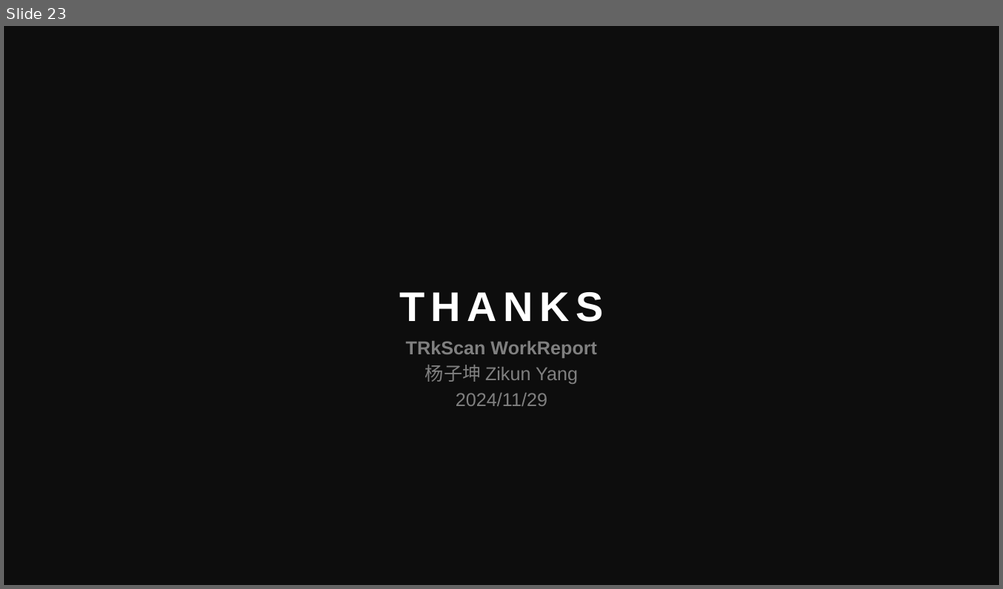
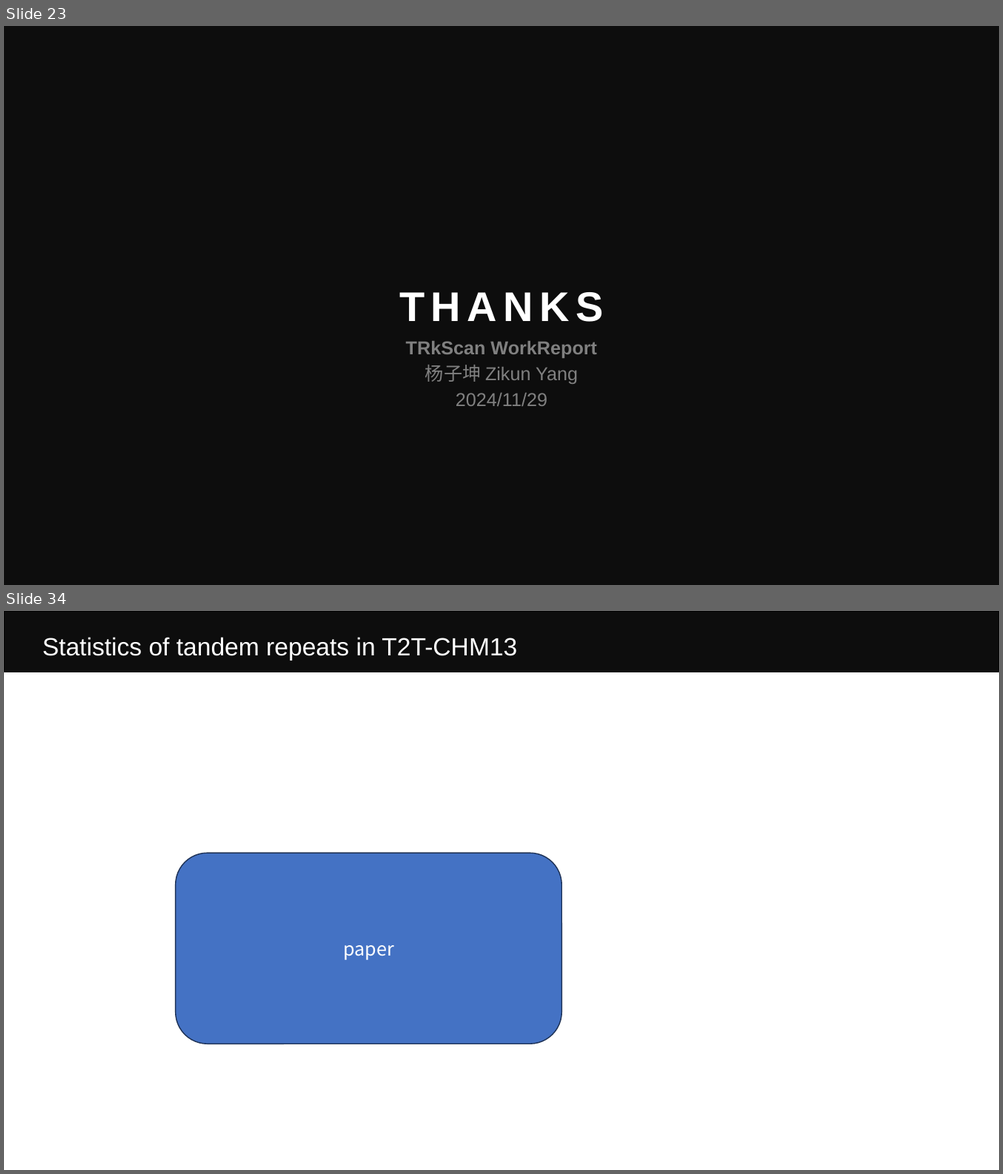
Before and after one commit to Eric-Y-S/TRkScan, a slide deck: WorkReport.pptx. Shown one above the other, each under a label of ours: slide 23 before the commit, slides 23 and 34 after it; the slides between them are not shown. The pictures are 1003x589 and 1003x1174 pixels, drawn with LibreOffice and Linux fonts; fonts in the diff are those of the drawing. Boxes give left, top, right and bottom in pixels: in the first picture for what was removed or moved away, otherwise in the second. Text is boxed around its words. In the diff, an @@ line names an element or a change of style, - is before the commit and + after.

```diff
--- a/WorkReport.pptx
+++ b/WorkReport.pptx
@@ slide 34 added at (4,611,999,1170), background #FFFFFF; not listed: 1 template element that a slide beside it also shows @@
@@ text added at (42,637,517,661), 24 pt, text #FFFFFF @@
+Statistics of tandem repeats in T2T-CHM13
@@ rounded rectangle added at (176,854,562,1045), fill #4472C4, outline #1E3256 1 pt, 18 pt, text #FFFFFF @@
+paper
```
Also in this commit, not shown: 19 other slides added, 54 other files.
